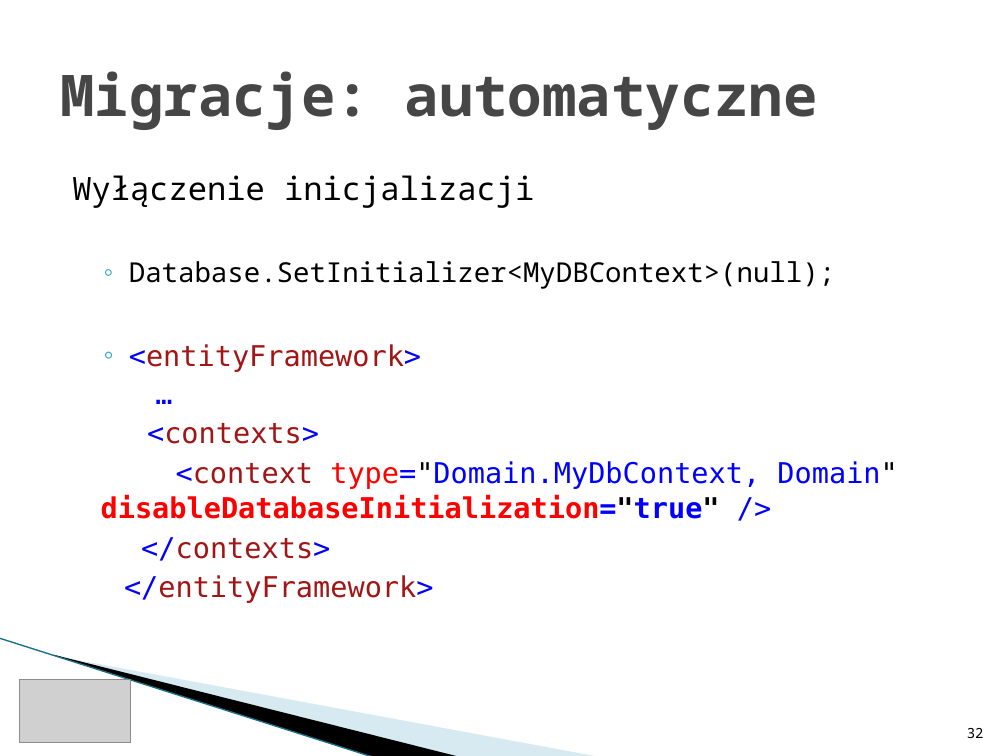
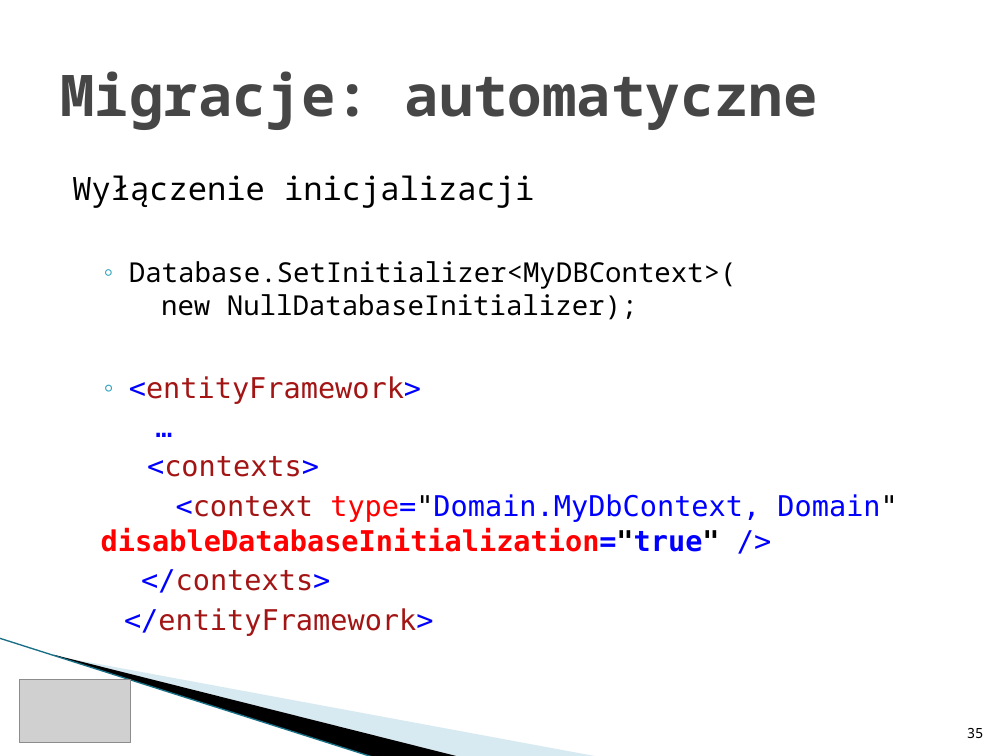
Before and after one commit to rwoszczyk/Training, a slide deck: slide 35 of ItKrd_EF.pptx (slide 32 before the commit). Drawn at 1008x756 pixels with LibreOffice and Linux fonts; fonts in the diff are those of the drawing; grey boxes stand for pictures; background and template pictures are left out. Boxes give left, top, right and bottom in pixels: in the first picture for what was removed or moved away, otherwise in the second. Text is boxed around its words. In the diff, an @@ line names an element or a change of style, - is before the commit and + after.

```diff
--- a/ItKrd_EF.pptx
+++ b/ItKrd_EF.pptx
@@ text at <box>129,261,737,320</box>: text changed @@
-  ◦ Database.SetInitializer<MyDBContext>(null);
+  ◦ Database.SetInitializer<MyDBContext>(
+    new NullDatabaseInitializer);
@@ page number at <box>967,728,984,738</box>: text changed @@
-32
+35
```
Also in this commit, not shown: 12 other slides changed, 5 slides added, 2 slides removed, 13 other files.
